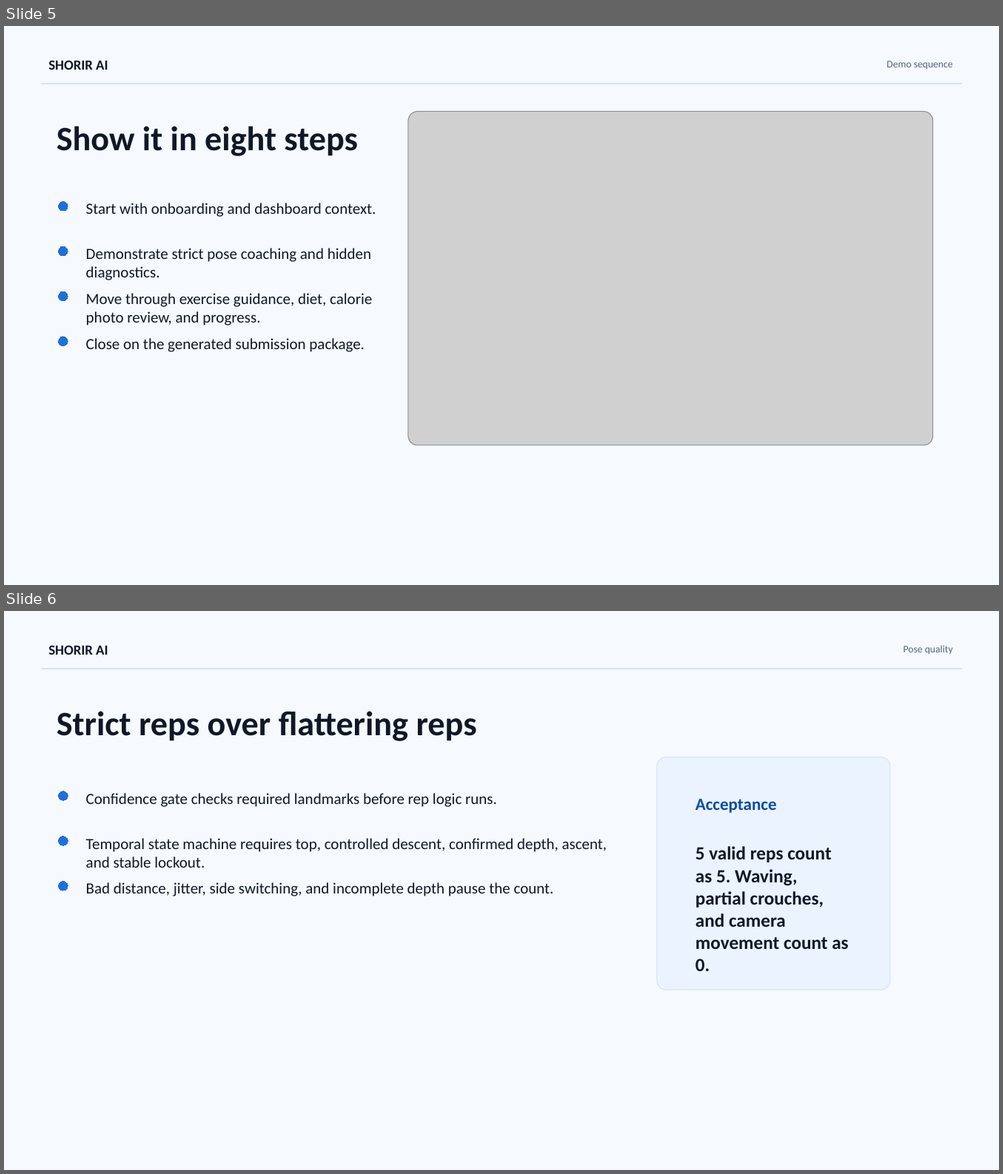
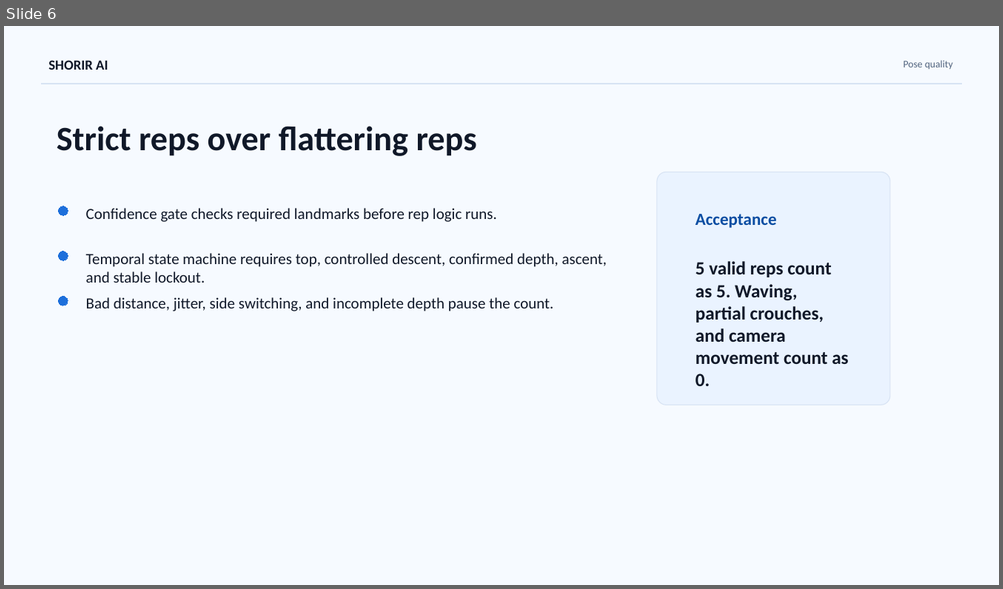
Before and after one commit to Alfa5nm/shorir-ai, a slide deck: deliverables/SHORIR_AI_Project_Presentation.pptx. Shown one above the other, each under a label of ours: slides 5 and 6 before the commit, slide 6 after it. The pictures are 1003x1174 and 1003x589 pixels, drawn with LibreOffice and Linux fonts; fonts in the diff are those of the drawing; grey boxes stand for pictures. Boxes give left, top, right and bottom in pixels: in the first picture for what was removed or moved away, otherwise in the second. Text is boxed around its words. In the diff, an @@ line names an element or a change of style, - is before the commit and + after.

Commit message:
Redesign demo as interactive guided tour

```diff
--- a/deliverables/SHORIR_AI_Project_Presentation.pptx
+++ b/deliverables/SHORIR_AI_Project_Presentation.pptx
@@ slide 5 removed at [4, 26, 999, 585], background #F6FAFF @@
@@ text removed at [48, 60, 108, 70] @@
-SHORIR AI
@@ text removed at [886, 61, 953, 69] @@
-Demo sequence
@@ rectangle removed at [41, 84, 962, 84] @@
@@ picture removed at [408, 112, 933, 446] @@
@@ text removed at [57, 126, 358, 156] @@
-Show it in eight steps
@@ ellipse removed at [59, 201, 68, 210] @@
@@ text removed at [86, 203, 376, 217] @@
-Start with onboarding and dashboard context.
@@ ellipse removed at [59, 247, 68, 256] @@
@@ text removed at [86, 248, 371, 281] @@
-Demonstrate strict pose coaching and hidden diagnostics.
@@ ellipse removed at [59, 292, 68, 301] @@
@@ text removed at [86, 293, 372, 326] @@
-Move through exercise guidance, diet, calorie photo review, and progress.
@@ ellipse removed at [59, 337, 68, 346] @@
@@ text removed at [86, 338, 364, 352] @@
-Close on the generated submission package.
```
Also in this commit, not shown: 1 slide added, 29 other files.
